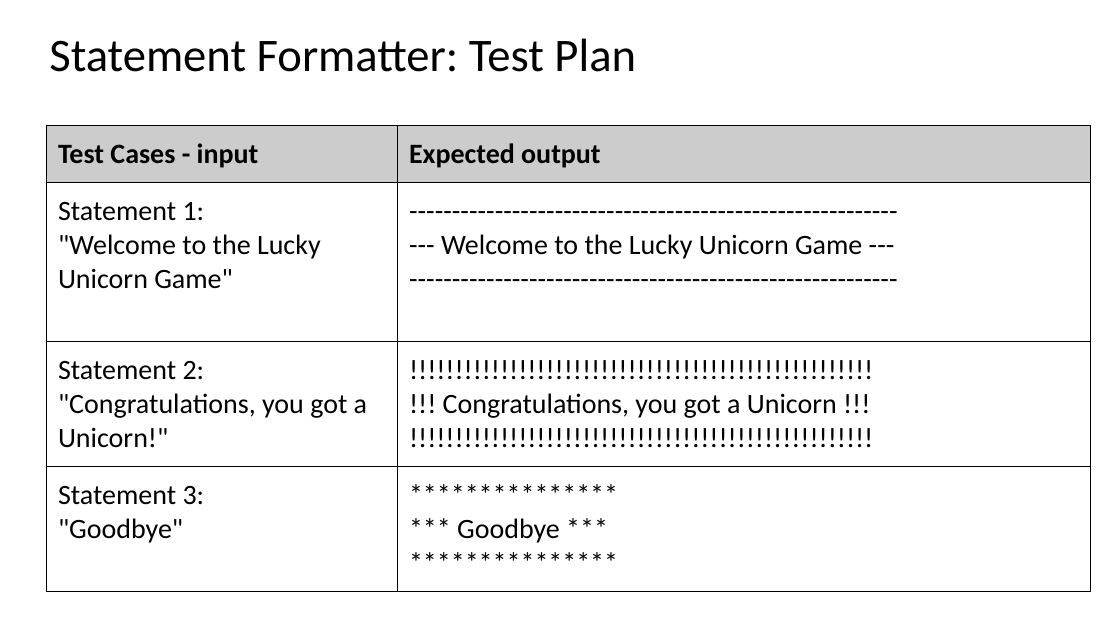
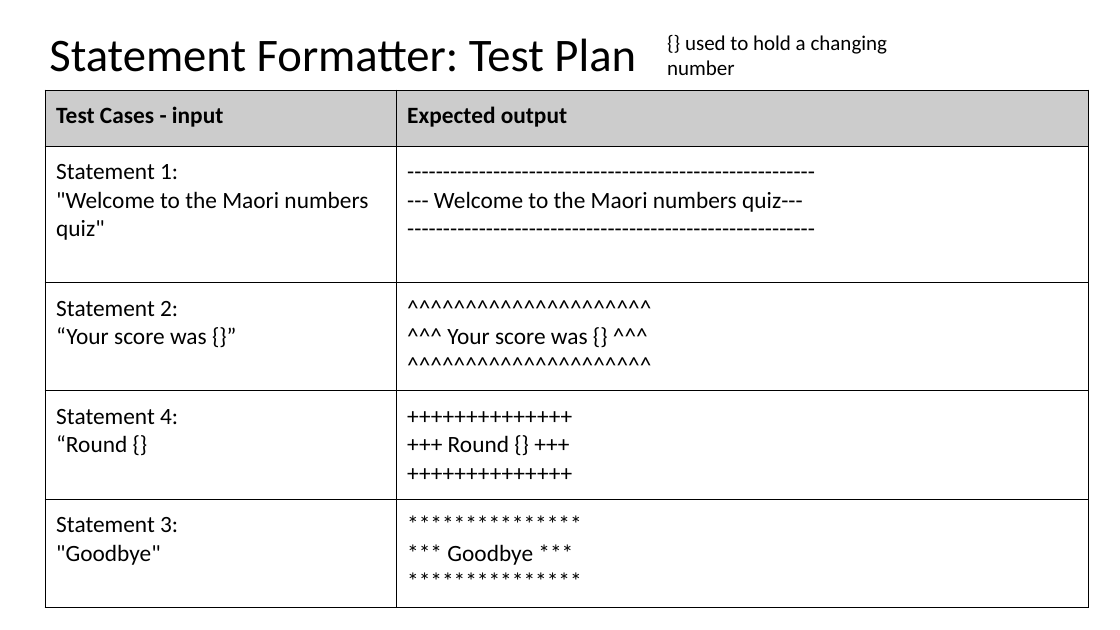
Before and after one commit to jireh-t/Assessment, a slide deck: slide 28 of 1.7 and 1.8 documentation.pptx. Drawn at 1120x630 pixels with LibreOffice and Linux fonts; fonts in the diff are those of the drawing. Boxes give left, top, right and bottom in pixels: in the first picture for what was removed or moved away, otherwise in the second. Text is boxed around its words. In the diff, an @@ line names an element or a change of style, - is before the commit and + after.

```diff
--- a/1.7 and 1.8 documentation.pptx
+++ b/1.7 and 1.8 documentation.pptx
@@ text added at (x1=667, y1=35, x2=888, y2=75), 18 pt, text #000000 @@
+{} used to hold a changing number
@@ table at (x1=45, y1=90, x2=1090, y2=600) @@
-row 2: Statement 1: / "Welcome to the Lucky Unicorn Game" | --------------------------------------------------------- / --- Welcome to the Lucky Unicorn Game --- / ---------------------------------------------------------
-row 3: Statement 2: / "Congratulations, you got a Unicorn!" | !!!!!!!!!!!!!!!!!!!!!!!!!!!!!!!!!!!!!!!!!!!!!!!!!!! / !!! Congratulations, you got a Unicorn !!! / !!!!!!!!!!!!!!!!!!!!!!!!!!!!!!!!!!!!!!!!!!!!!!!!!!!
+row 2: Statement 1: / "Welcome to the Maori numbers quiz" | --------------------------------------------------------- / --- Welcome to the Maori numbers quiz--- / ---------------------------------------------------------
+row 3: Statement 2: / “Your score was {}” | ^^^^^^^^^^^^^^^^^^^^^ / ^^^ Your score was {} ^^^ / ^^^^^^^^^^^^^^^^^^^^^
+row 4: Statement 4: / “Round {} | ++++++++++++++ / +++ Round {} +++ / ++++++++++++++
@@ table resized from (x1=47, y1=126, x2=1091, y2=586) to (x1=45, y1=90, x2=1090, y2=600) @@
```
Also in this commit, not shown: 5 other slides changed, 4 slides added, 4 slides removed, 5 other files.
